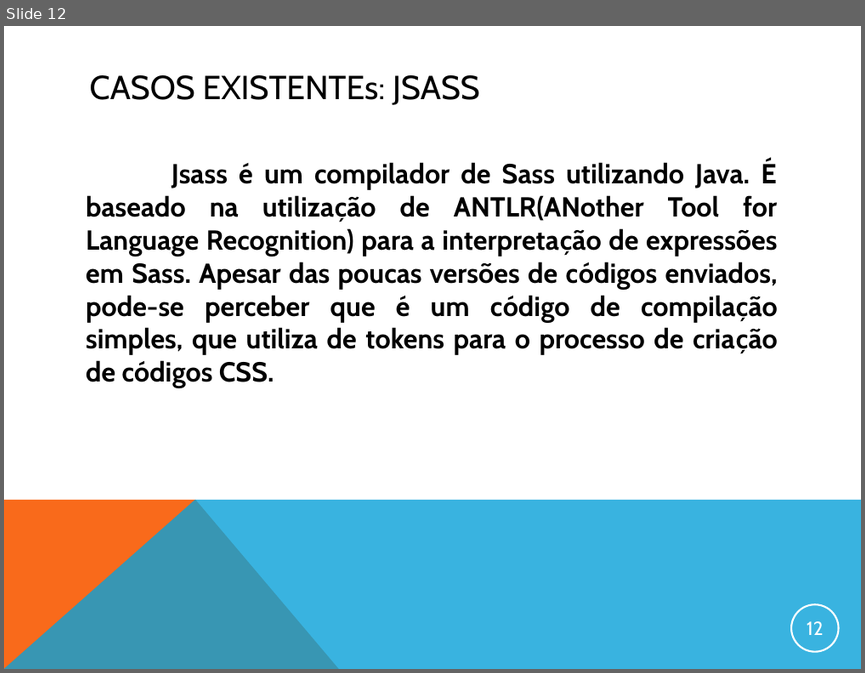
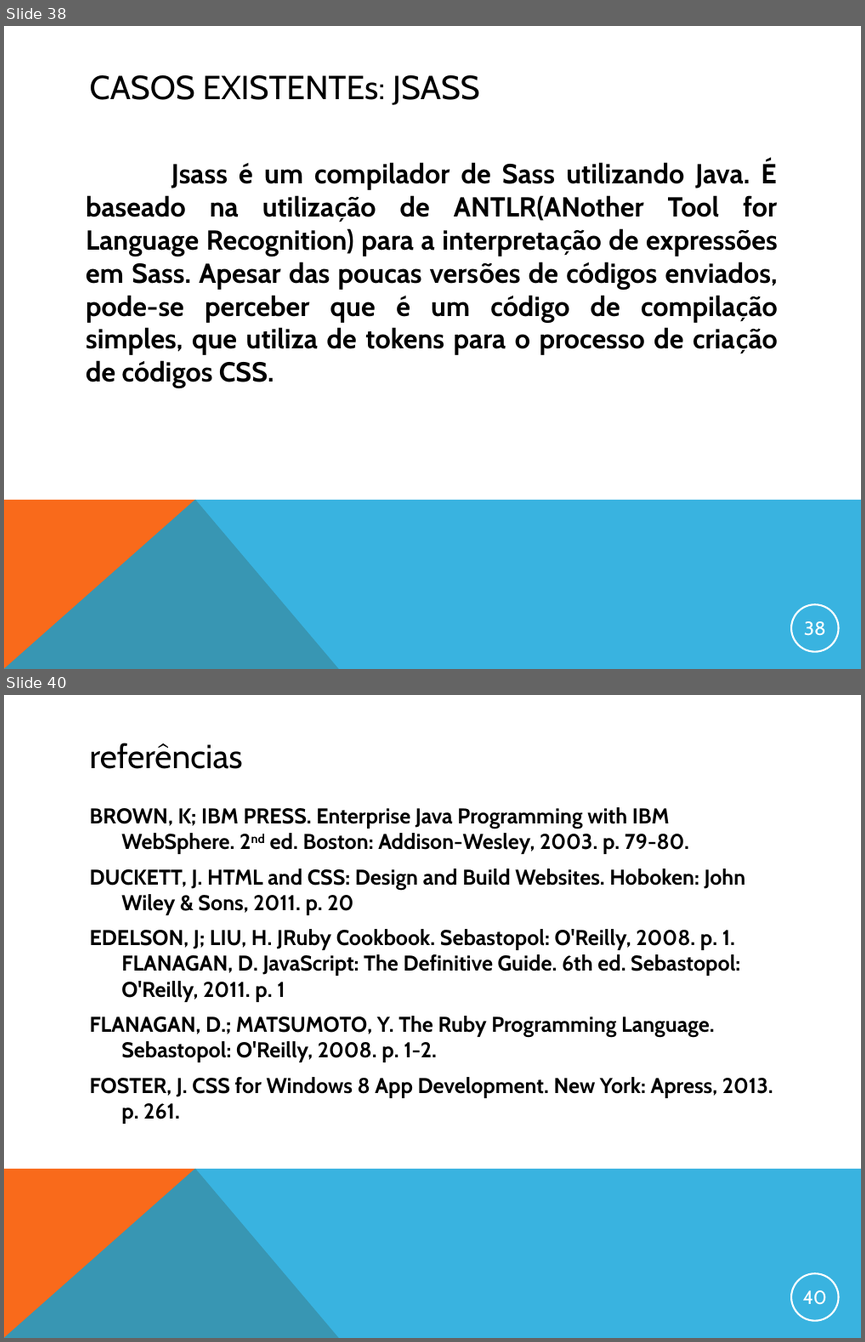
Before and after one commit to gcmorgado/sass4j, a slide deck: DOCUMENTACAO/apresentacao_final.ppt. Shown one above the other, each under a label of ours: slide 12 before the commit, slides 38 and 40 after it; the slides between them are not shown. The pictures are 865x673 and 865x1342 pixels, drawn with LibreOffice and Linux fonts; fonts in the diff are those of the drawing. Boxes give left, top, right and bottom in pixels: in the first picture for what was removed or moved away, otherwise in the second. Text is boxed around its words. In the diff, an @@ line names an element or a change of style, - is before the commit and + after.

```diff
--- a/DOCUMENTACAO/apresentacao_final.ppt
+++ b/DOCUMENTACAO/apresentacao_final.ppt
@@ slide 40 added at <box>4,695,861,1338</box>, background #FFFFFF; not listed: 2 template elements that a slide beside it also shows @@
@@ title added at <box>90,743,243,769</box>, 28 pt, text #000000 @@
+referências
@@ text added at <box>90,807,773,1123</box>, 18 pt, text #000000, bold @@
+BROWN, K; IBM PRESS. Enterprise Java Programming with IBM WebSphere. 2nd ed. Boston: Addison-Wesley, 2003. p. 79-80.
+DUCKETT, J. HTML and CSS: Design and Build Websites. Hoboken: John Wiley & Sons, 2011. p. 20
+EDELSON, J; LIU, H. JRuby Cookbook. Sebastopol: O'Reilly, 2008. p. 1. FLANAGAN, D. JavaScript: The Definitive Guide. 6th ed. Sebastopol: O'Reilly, 2011. p. 1
+FLANAGAN, D.; MATSUMOTO, Y. The Ruby Programming Language. Sebastopol: O'Reilly, 2008. p. 1-2.
+FOSTER, J. CSS for Windows 8 App Development. New York: Apress, 2013. p. 261.
@@ page number added at <box>791,1273,839,1321</box>, outline #FFFFFF 1.5 pt, 16 pt, text #FFFFFF @@
+40
@@ what was slide 12 is now slide 38 @@
@@ page number at <box>804,621,826,635</box>: text changed @@
-12
+38
```
Also in this commit, not shown: 6 slides changed, 35 other slides added, 4 slides removed, 1 other file.
